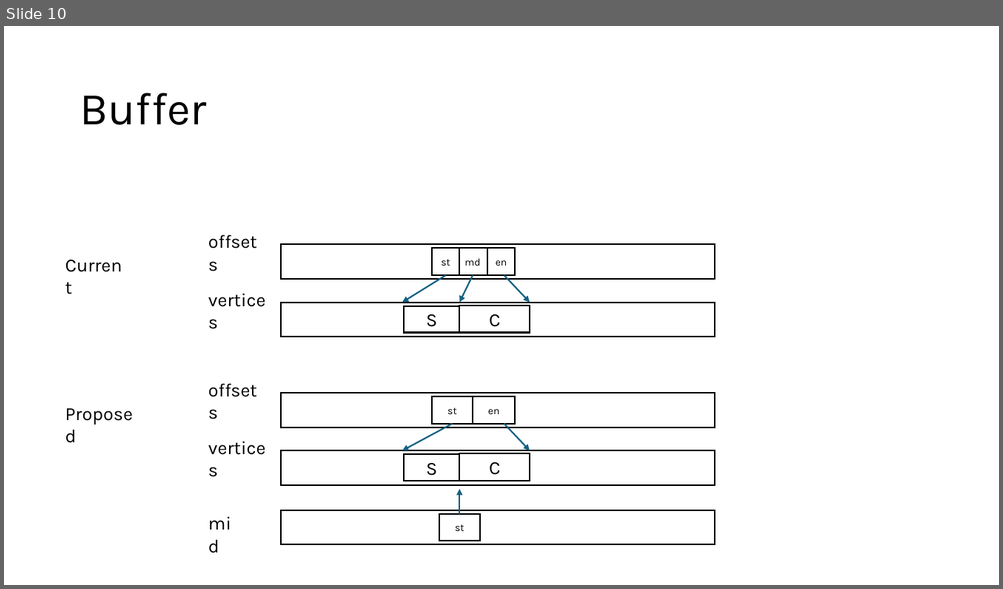
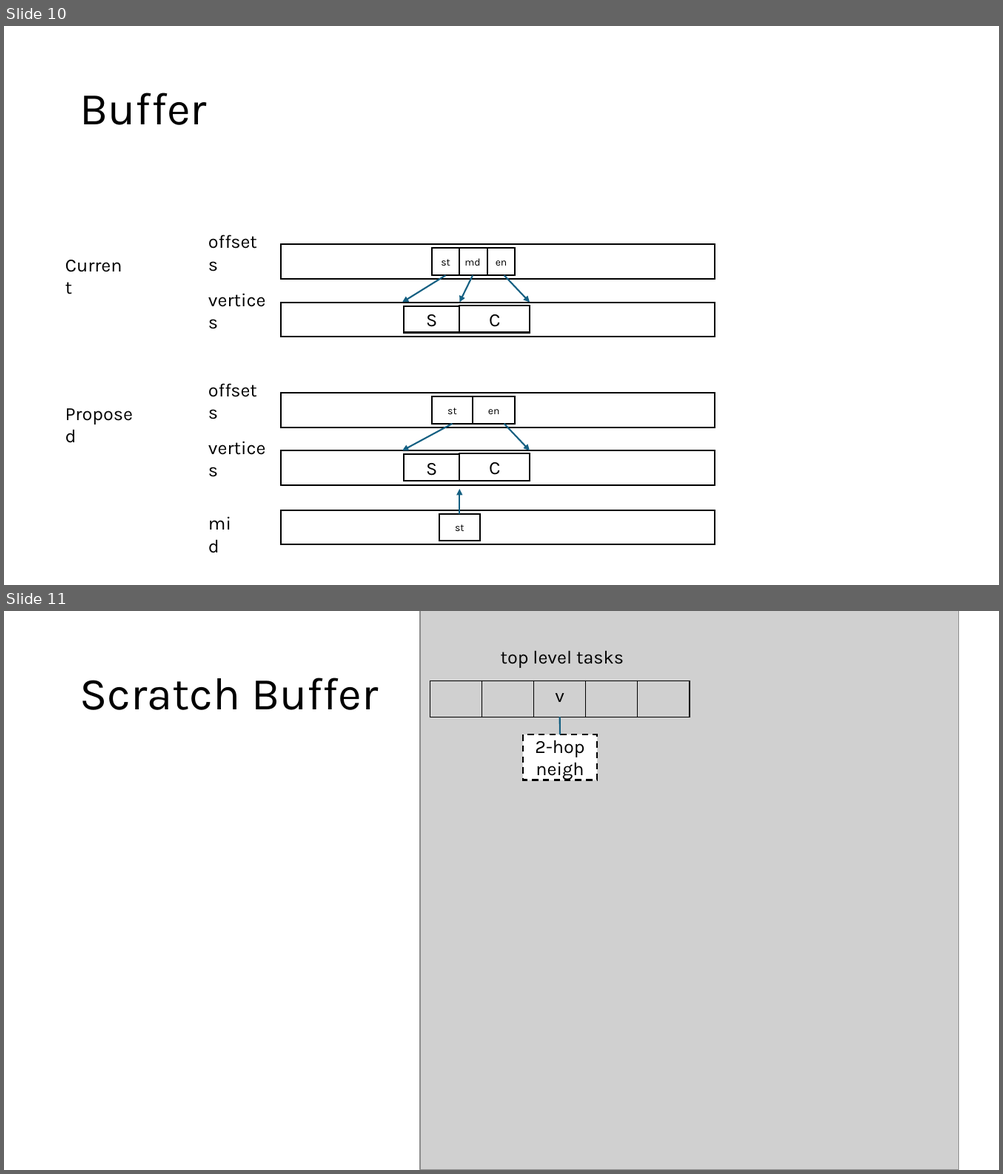
Before and after one commit to akhlaqueak/G-ThinkerCG, a slide deck: revision [Autosaved].pptx. Shown one above the other, each under a label of ours: slide 10 before the commit, slides 10 and 11 after it. The pictures are 1003x589 and 1003x1174 pixels, drawn with LibreOffice and Linux fonts; fonts in the diff are those of the drawing; grey boxes stand for pictures. Boxes give left, top, right and bottom in pixels: in the first picture for what was removed or moved away, otherwise in the second. Text is boxed around its words. In the diff, an @@ line names an element or a change of style, - is before the commit and + after.

```diff
--- a/revision [Autosaved].pptx
+++ b/revision [Autosaved].pptx
@@ slide 11 added at (x1=4, y1=611, x2=999, y2=1170), background #FFFFFF @@
@@ picture added at (x1=421, y1=611, x2=959, y2=1170) @@
@@ text added at (x1=501, y1=651, x2=623, y2=668), 18 pt, text #000000 @@
+top level tasks
@@ title added at (x1=79, y1=678, x2=378, y2=710), 44 pt, text #000000 @@
+Scratch Buffer
@@ table added at (x1=430, y1=681, x2=691, y2=717), 1 rows, 5 columns @@
+ |  | v |  | 
@@ line added from (560, 717) to (560, 735), #156082 1.5 pt @@
@@ rectangle added at (x1=523, y1=735, x2=597, y2=780), fill #FFFFFF, outline #000000 1.5 pt dashed, 18 pt, text #000000 @@
+2-hop neigh
```
Also in this commit, not shown: 3 other slides added, 21 other files.
